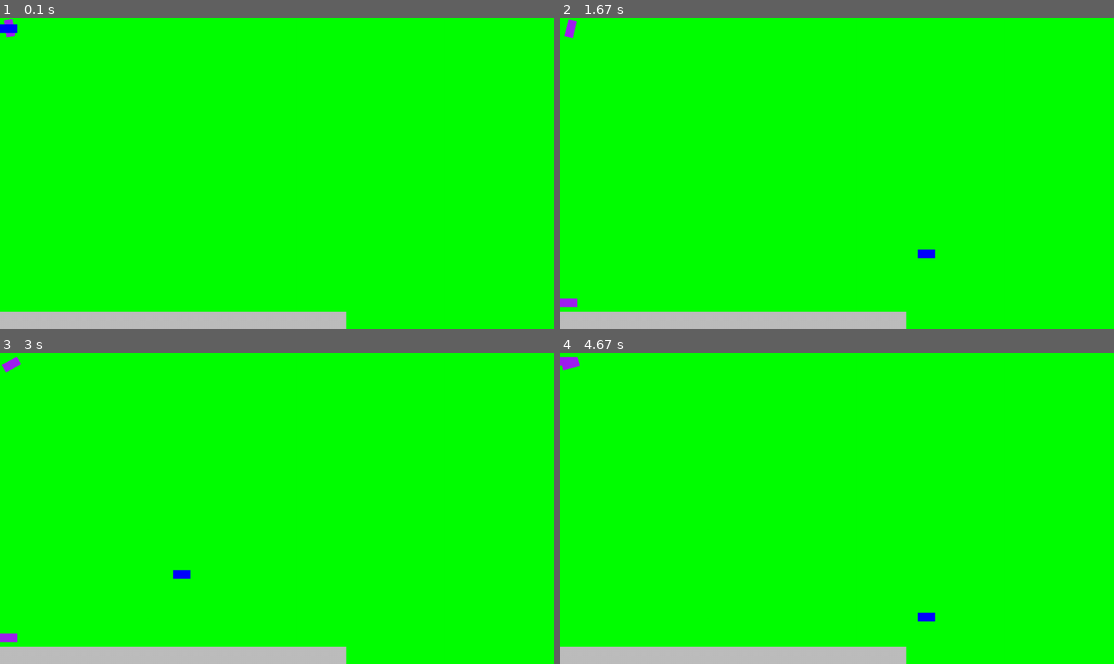
Above: before the commit, frames 1-4 (two rows, left to right).
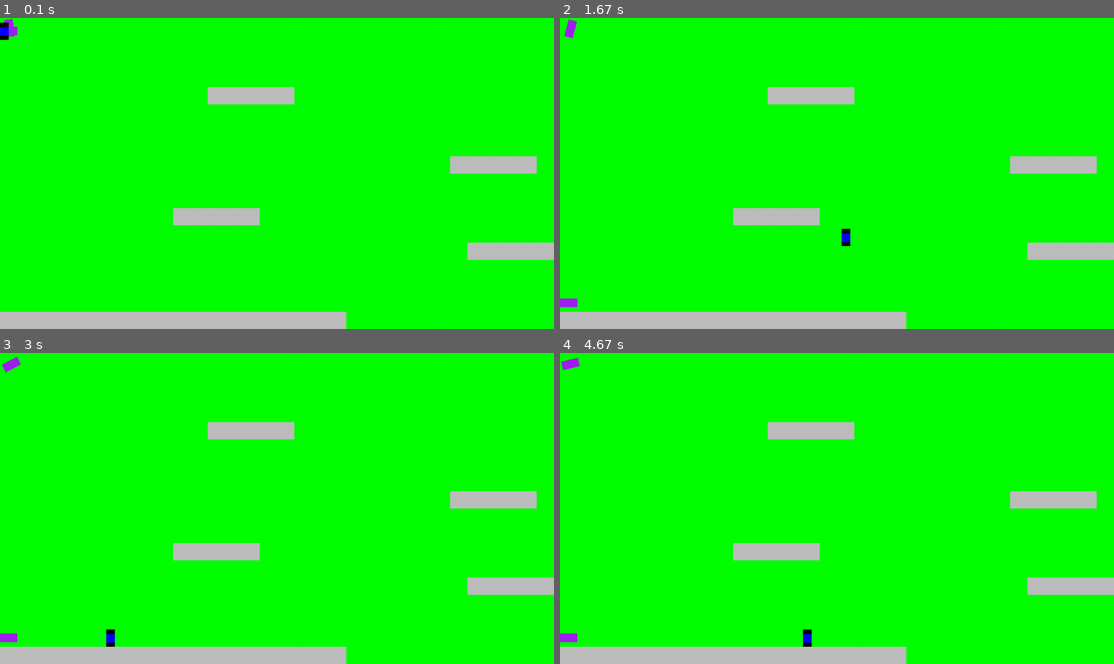
Above: after the commit, the same moments.

Repository: CocoMarck/Juego-cuadradoFeliz-2
Game: pygame game, started from main.py
Same seed, same stepped clock (60 frames per second), same inputs: the game is played once before the commit and once after it.
Inputs:
- Up to frame 1 (0.1 s): no input
- Up to frame 2 (1.67 s): hold Shift 0.33-0.8 s; hold Right 0.33-0.8 s; hold Right 0.83-1.3 s; hold Right from 1.33 s (still down); tap Space at 1.4 s
- Up to frame 3 (3 s): tap Space at 1.7, 1.9, 2.2, 2.47, 2.77, 2.9 s; release Right at 1.8 s; hold Left 1.83-2.37 s; hold Left 2.4-2.8 s; hold Right from 2.83 s (still down)
- Up to frame 4 (4.67 s): tap Space at 3.2, 3.57, 3.87, 4.07, 4.37, 4.57 s; release Right at 3.47 s; hold Left 3.5-3.97 s; hold Right 4-4.47 s; hold Right from 4.5 s (still down)

The runs differ from the first frame. In frame 1, 3.7% of the frame differs, in the area x 0-100%, y 0-78%; in frame 2, 3.8%; in frame 3, 3.8%; in frame 4, 3.9%, in the area x 0-100%, y 1-95%.

Commit message:
sticky sprite

Diff:
--- /dev/null
+++ b/controllers/animation_controller.py
@@ -0,0 +1,33 @@
+class AnimationController:
+    '''
+    animations. Dict con keys de animacines. Almanecaran tupla, con frames y numero flotante.
+    - list: Los items seran pygame.Surface
+    - float: Representara la duración de cada frame.
+
+    Ejemplo:
+    { 'idle': ( [surf1, surf2, surf3], 0.1 ) }
+    '''
+    def __init__(self, animations: dict, state: str ):
+        self.animations = animations
+        self.current_state = state
+        self.current_frame_index = 0
+        self.time_accumulator = 0
+
+    def update(self, dt: float, state: str, frame_duration: int ):
+        # Cambiar animación si el estado cambíio
+        if state != self.current_state:
+            self.current_state = state
+            self.current_frame_index = 0
+            self.time_accumulator = 0
+
+        # Avanzar frames solo si la animación tiene mas de un frame.
+        frames, frame_duration = self.animations[state]
+        if len(frames) > 1:
+            self.time_accumulator += dt
+            if self.time_accumulator >= frame_duration:
+                self.current_frame_index = (self.current_frame_index + 1) % len(frames)
+
+    def get_current_frame(self):
+        # Obtener imagen actual.
+        frames, _ = self.animations[self.current_state]
+        return frames[self.current_frame_index]
--- /dev/null
+++ b/entities/animated_sticky_sprite.py
@@ -0,0 +1,14 @@
+from controllers.animation_controller import AnimationController
+
+class AnimatedStickySprite(StickySprite):
+    '''
+    Usando un controller, establece el cambio de frames, remplazando surf dependiendo del parametro `state` de update.
+    '''
+    def __init__(self, *args, animation_controller: AnimationController, **kwargs)
+        super().__init__(*args, **kwargs)
+
+        self.animation_controller = animation_controller
+
+    def update(self, dt, state: str):
+        self.animation_controller.update(dt, state)
+        self.surf = self.animation_controller.get_current_frame()
--- a/entities/character.py
+++ b/entities/character.py
@@ -5,9 +5,19 @@
         super().__init__( *args, **kwargs )
 
         self._SPANW_HP = hp
-        self._SPAWN_JUMP_FORCE = jump_force or max(self.rect.size)*15
+        self._SPAWN_JUMP_FORCE = jump_force or max(self.rect.size)*23
         self._SPAWN_SPEED = speed or max(self.rect.size)*16
 
         self.hp = self._SPANW_HP
         self.jump_force = self._SPAWN_JUMP_FORCE
         self.speed = self._SPAWN_SPEED
+        self._WALKING_SPEED_MULTIPLIER = 0.5
+
+    def get_speed(self, dt:float, multiplier:float ):
+        return self.speed * multiplier * dt
+
+    def get_running_speed(self, dt=1 ):
+        return self.get_speed(dt, 1)
+
+    def get_walking_speed(self, dt=1 ):
+        return self.get_speed(dt, self._WALKING_SPEED_MULTIPLIER)
--- a/entities/game_object.py
+++ b/entities/game_object.py
@@ -59,7 +59,7 @@
     def set_spawn_alpha(self):
         self.surf.set_alpha( self._SPAWN_ALPHA )
 
-    def rotate_surface(self):
+    def rotate_surf(self):
         '''
         Rotar superficie
         '''
--- a/entities/object_with_physics.py
+++ b/entities/object_with_physics.py
@@ -11,8 +11,8 @@
         super().__init__( *args, **kwargs )
 
         # Constantes
-        self._SPAWN_VERTICAL_FORCE = vertical_force or max(self.rect.size)*30
-        self._SPAWN_VERTICAL_FORCE_LIMIT = vertical_force_limit or max(self.rect.size)*60
+        self._SPAWN_VERTICAL_FORCE = vertical_force or max(self.rect.size)*60
+        self._SPAWN_VERTICAL_FORCE_LIMIT = vertical_force_limit or max(self.rect.size)*120
 
         # Gravedad
         self.current_vertical_force = 0
@@ -54,7 +54,6 @@
             self.current_vertical_force >= 0
         )
 
-
     def update(self, dt=1, solid_objects: pygame.sprite.Group=[] ):
         self.apply_gravity(dt)
 
@@ -65,3 +64,5 @@
             self.current_vertical_force = 0
             self.moving_xy[1] = 0
             self.air_dt_count = 0
+        if self.collision_side['top']:
+            self.current_vertical_force = 0
--- a/entities/player.py
+++ b/entities/player.py
@@ -7,10 +7,15 @@
         super().__init__(args, **kwargs)
 
     def handle_input(self, dt=1, keys=None):
+        if keys[pygame.K_LSHIFT]:
+            speed = self.get_walking_speed(dt)
+        else:
+            speed = self.get_running_speed(dt)
+
         if keys[pygame.K_LEFT]:
-            self.moving_xy[0] = -(self.speed) * dt
+            self.moving_xy[0] = -speed
         elif keys[pygame.K_RIGHT]:
-            self.moving_xy[0] = self.speed * dt
+            self.moving_xy[0] = speed
         else:
             self.moving_xy[0] = 0
 
--- /dev/null
+++ b/entities/sticky_sprite.py
@@ -0,0 +1,24 @@
+import pygame
+
+from entities.game_object import GameObject
+
+class StickySprite(GameObject):
+    def __init__(self, *args, game_object: GameObject, center=False, **kwargs):
+        super().__init__( *args, **kwargs)
+
+        self.game_object = game_object
+        self.center = center
+
+    def stick(self, offset_xy: [int,int] = [0,0]):
+        if self.center:
+            xy = self.game_object.rect.center
+        else:
+            xy = self.game_object.rect.topleft
+        position = [
+            xy[0] + offset_xy[0], xy[1] + offset_xy[1]
+        ]
+
+        if self.center:
+            self.rect.center = position
+        else:
+            self.rect.topleft = position
--- a/main.py
+++ b/main.py
@@ -1,6 +1,7 @@
 import pygame
 from entities.game_object import GameObject
 from entities.object_with_physics import ObjectWithPhysics
+from entities.sticky_sprite import StickySprite
 from entities.player import Player
 from core.pygame.graphics_utils import surface_with_background
 
@@ -8,7 +9,7 @@
 
 # Constantes
 GAME_TITLE = 'Cuadrado Feliz 2'
-FPS = 100
+FPS = 60
 SECOND_TO_MILLISECONDS = 1000
 
 WINDOW_SIZE = (960, 540)
@@ -30,6 +31,7 @@
 # Renderizado de objetos
 layers_of_all_sprites = pygame.sprite.LayeredUpdates()
 solid_objects = pygame.sprite.Group()
+sticky_sprites = pygame.sprite.Group()
 
 
 # Objetos
@@ -53,10 +55,53 @@
     layers_of_all_sprites.add( solid, layer=0 )
     solid_objects.add( solid )
 
+for x in range(0, 5):
+    solid = GameObject(
+        surf=surface_with_background( (GRID_SIZE, GRID_SIZE), "grey" ),
+        position=( (RENDER_RESOLUTION[0]-GRID_SIZE)-GRID_SIZE*x, (RENDER_RESOLUTION[1]-GRID_SIZE*5) )
+    )
+    layers_of_all_sprites.add( solid, layer=0 )
+    solid_objects.add( solid )
+
+for x in range(0, 5):
+    solid = GameObject(
+        surf=surface_with_background( (GRID_SIZE, GRID_SIZE), "grey" ),
+        position=( (GRID_SIZE*10) + GRID_SIZE*x, (RENDER_RESOLUTION[1]-GRID_SIZE*7) )
+    )
+    layers_of_all_sprites.add( solid, layer=0 )
+    solid_objects.add( solid )
+
+for x in range(0, 5):
+    solid = GameObject(
+        surf=surface_with_background( (GRID_SIZE, GRID_SIZE), "grey" ),
+        position=( (RENDER_RESOLUTION[0]-GRID_SIZE*2)-GRID_SIZE*x, (RENDER_RESOLUTION[1]-GRID_SIZE*10) )
+    )
+    layers_of_all_sprites.add( solid, layer=0 )
+    solid_objects.add( solid )
+
+for x in range(0, 5):
+    solid = GameObject(
+        surf=surface_with_background( (GRID_SIZE, GRID_SIZE), "grey" ),
+        position=( (GRID_SIZE*12) + GRID_SIZE*x, (RENDER_RESOLUTION[1]-GRID_SIZE*14) )
+    )
+    layers_of_all_sprites.add( solid, layer=0 )
+    solid_objects.add( solid )
+
+
 player = Player(
-    surf=surface_with_background( (GRID_SIZE, GRID_SIZE*0.5), "blue" ),
+    surf=pygame.Surface( (GRID_SIZE*0.5, GRID_SIZE) ),
 )
 layers_of_all_sprites.add( player, layer=0 )
+
+sticky_sprites.add(
+    StickySprite(
+        surf=surface_with_background( (GRID_SIZE*0.5, GRID_SIZE*0.5), "blue" ),
+        game_object=player, center=True
+    )
+)
+
+for sprite in sticky_sprites:
+    layers_of_all_sprites.add( sprite, layer=1 )
 
 
 
@@ -83,11 +128,12 @@
 
     ### Eventos de objetos
     example_object.angle += 100 * dt # Cien grados cada segundo.
-    example_object.rotate_surface()
+    example_object.rotate_surf()
 
     #basic_physics.moving_xy = [0,0]
+    #print(basic_physics.moving_xy[1])
     basic_physics.update( dt, solid_objects )
-    if round(count) == 5:
+    if int(count) == 5:
         basic_physics.set_spawn_position()
         solid.set_spawn_position()
 
@@ -99,6 +145,9 @@
 
     player.update(dt, solid_objects)
     player.handle_input(dt, pygame.key.get_pressed() )
+
+    for sprite in sticky_sprites:
+        sprite.stick()
 
     ### Objetos | Rederizado
     for sprite in layers_of_all_sprites.sprites():
